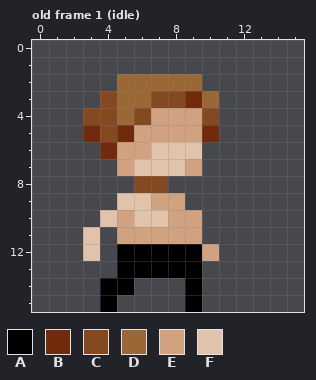
File history of a pixel-art file, AssetsRaw/player.aseprite. That is the earlier state.
16x16 pixels, 10 frames. Shown: old frame 1 (idle). The commit also changed other frames, which this record leaves out.
Palette (. is transparent): A #000000  B #712b0c  C #854921  D #9a6736  E #d0a280  F #e1c3ac
Pixels before, old frame 1 (idle), first column x 3:
 2 ..DDDDD.
 3 .CDDCCBD
 4 CCDCEEEC
 5 BCBEEEEB
 6 .BEEFFF.
 7 ..EFFFE.
 8 ...CC...
 9 ..FFEE..
10 .FEFFEE.
11 F.EEEEE.
12 F.AAAAAE
13 ..AAAAA.
14 .AA...A.
15 .A....A.
After:
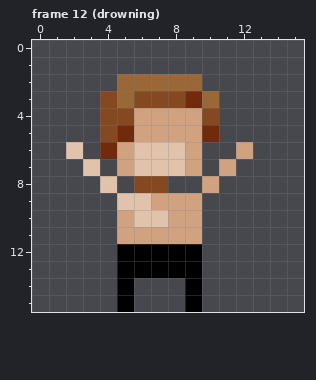
A new or re-ordered frame is compared with the old frame closest to it.
Edits made:
{"change": "frames 10 -> 26"}
{"where": "frame 12 (drowning) is new; against old frame 1 (idle)"}
{"frame":12,"y":3,"x":6,"old":"D","new":"C"}
{"frame":12,"y":4,"x":3,"old":"C","new":"."}
{"frame":12,"y":4,"x":5,"old":"DC","new":"CE"}
{"frame":12,"y":5,"x":3,"old":"B","new":"."}
{"frame":12,"y":6,"x":2,"old":".","new":"F"}
{"frame":12,"y":6,"x":6,"old":"E","new":"F"}
{"frame":12,"y":6,"x":9,"old":"F","new":"E"}
{"frame":12,"y":6,"x":12,"old":".","new":"E"}
{"frame":12,"y":7,"x":3,"old":".","new":"F"}
{"frame":12,"y":7,"x":11,"old":".","new":"E"}
{"frame":12,"y":8,"x":4,"old":".","new":"F"}
{"frame":12,"y":8,"x":10,"old":".","new":"E"}
{"frame":12,"y":9,"x":9,"old":".","new":"E"}
{"frame":12,"y":10,"x":4,"old":"F","new":"."}
{"frame":12,"y":11,"x":3,"old":"F","new":"."}
{"frame":12,"y":12,"x":3,"old":"F","new":"."}
{"frame":12,"y":12,"x":10,"old":"E","new":"."}
{"frame":12,"y":14,"x":4,"old":"A","new":"."}
{"frame":12,"y":15,"x":4,"old":"A.","new":".A"}
{"label":"changed","picture_box":[66,91,253,312]}
